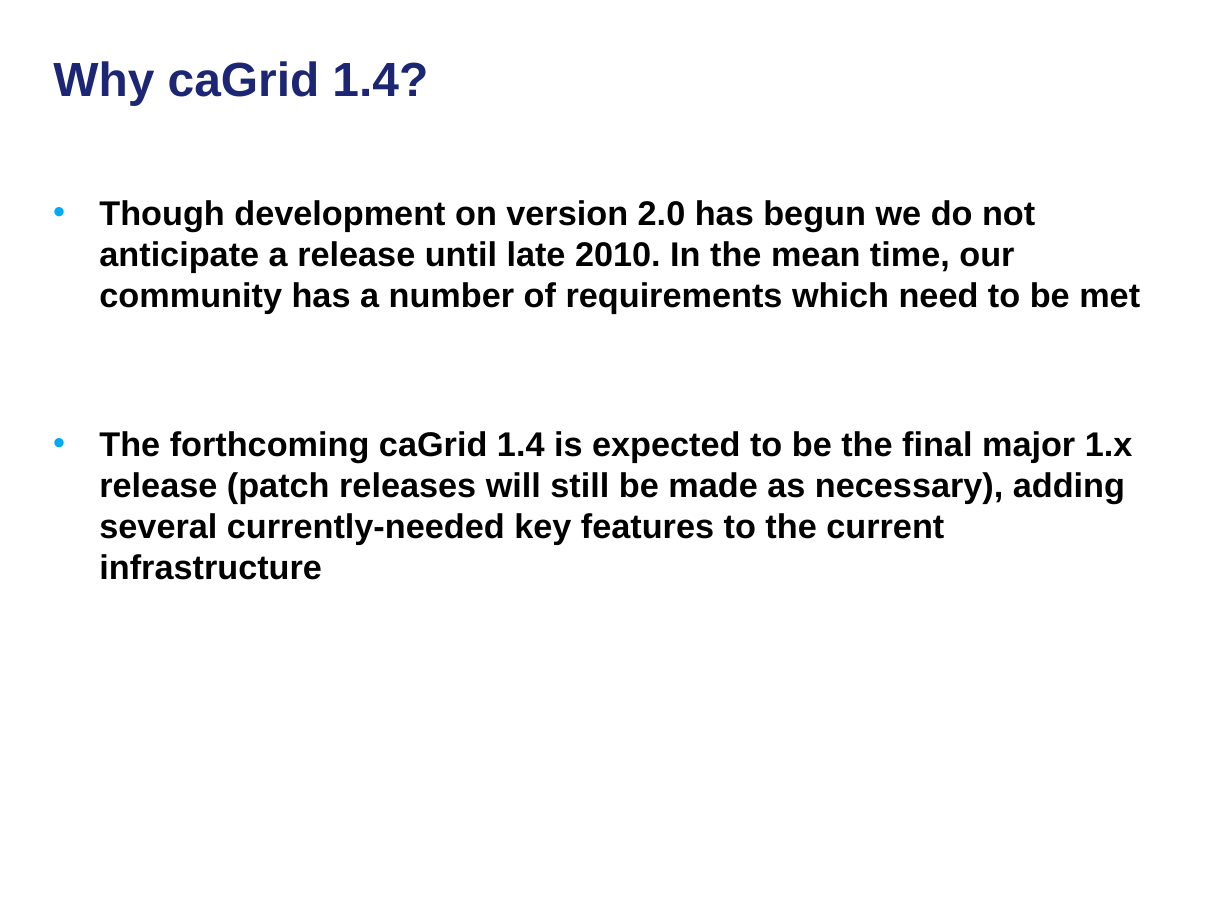
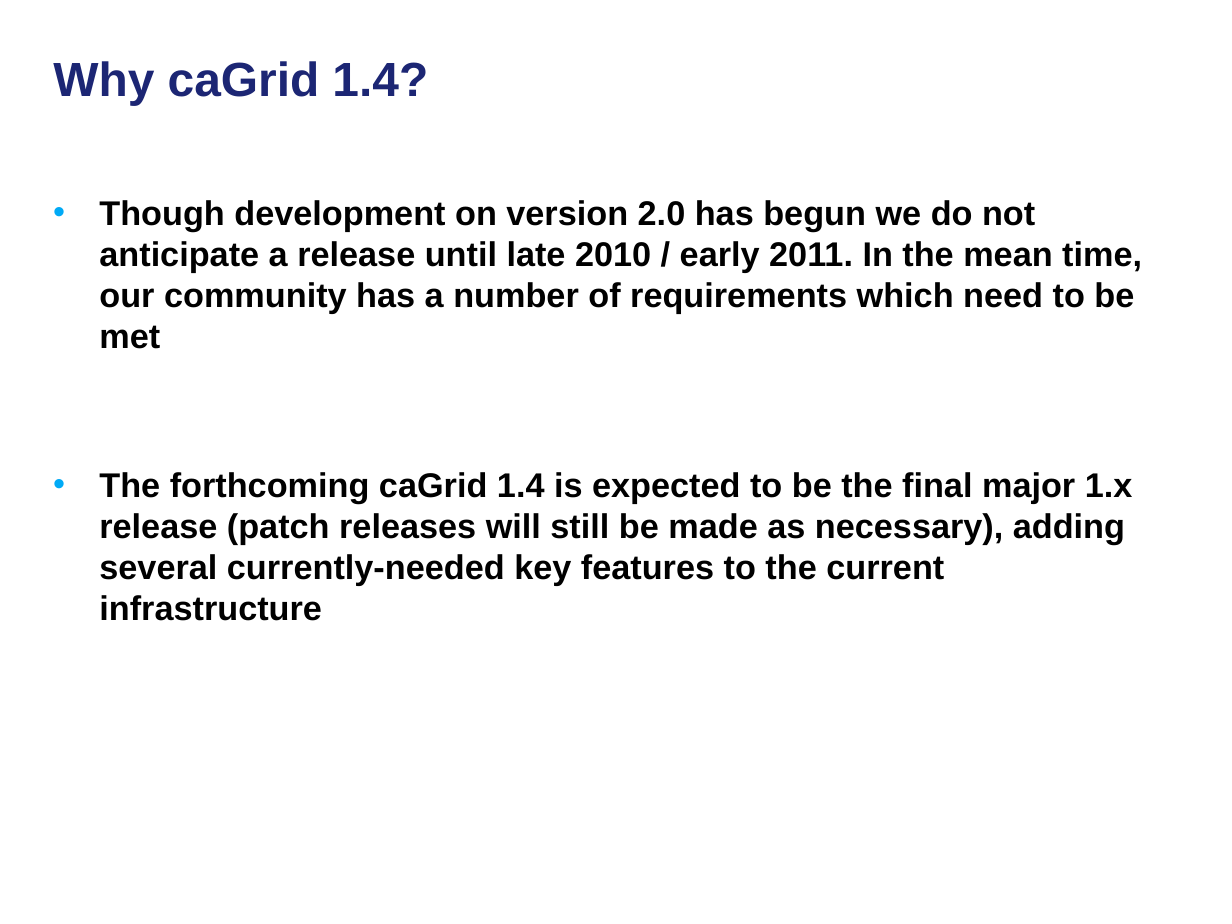
Before and after one commit to NCIP/cagrid-docs, a slide deck: slide 10 of general/presentations/overview/caGrid-Overview-and-Roadmap-GlobusWorld2010.ppt. Drawn at 1232x924 pixels with LibreOffice and Linux fonts; fonts in the diff are those of the drawing; background and template pictures are left out. Boxes give left, top, right and bottom in pixels: in the first picture for what was removed or moved away, otherwise in the second. Text is boxed around its words. In the diff, an @@ line names an element or a change of style, - is before the commit and + after.

```diff
--- a/general/presentations/overview/caGrid-Overview-and-Roadmap-GlobusWorld2010.ppt
+++ b/general/presentations/overview/caGrid-Overview-and-Roadmap-GlobusWorld2010.ppt
@@ text at (99,200,1142,349): text changed @@
-• Though development on version 2.0 has begun we do not anticipate a release until late 2010. In the mean time, our community has a number of requirements which need to be met
+• Though development on version 2.0 has begun we do not anticipate a release until late 2010 / early 2011. In the mean time, our community has a number of requirements which need to be met
```
Also in this commit, not shown: 8 other slides changed, 3 slides added.
